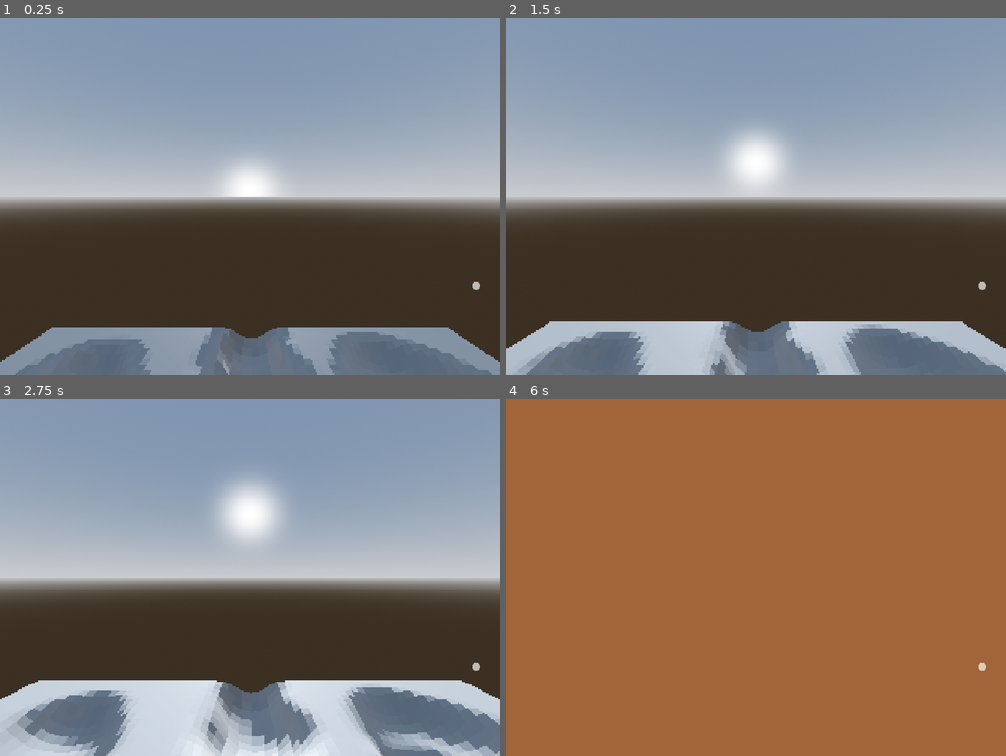
Above: before the commit, frames 1-4 (two rows, left to right).
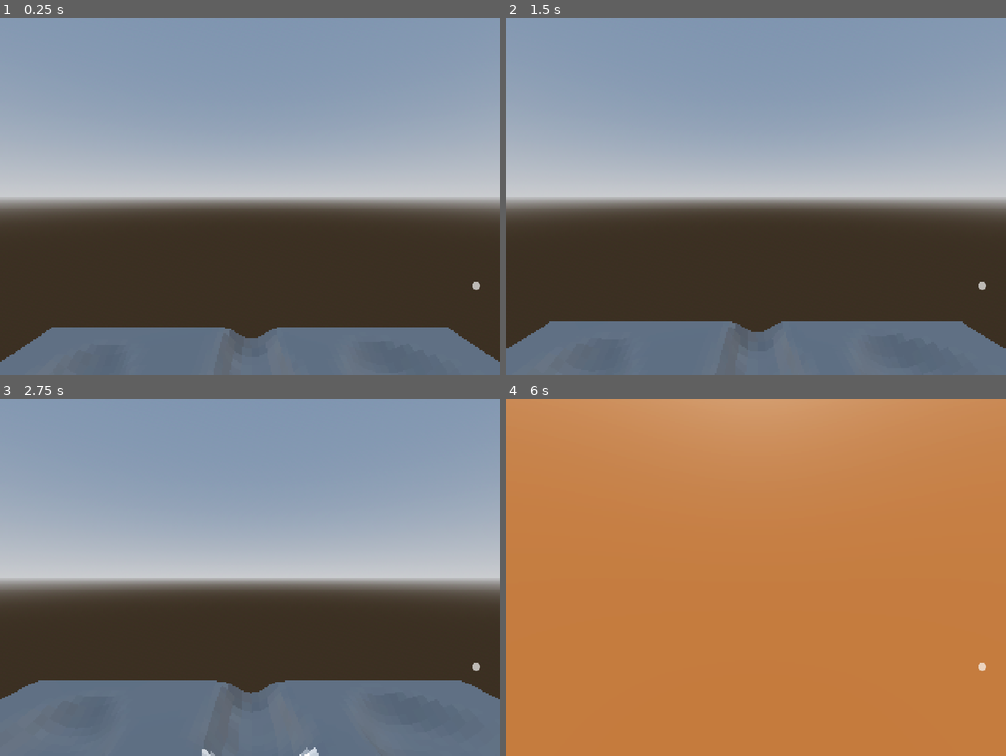
Above: after the commit, the same moments.

Repository: Octoan1/Respawn-Game-Jam-2025
Game: Godot game, scene res://scenes/main.tscn
The game is run twice, just before and just after one commit, with the same random seed, the same clock (stepped at 60 frames per second) and the same inputs.
Inputs (mouse positions are in pixels of both pictures, inside the frame that each line leads up to):
- Up to frame 1 (0.25 s): no input
- Up to frame 2 (1.5 s): tap Enter at 0.5 s; move the mouse to (781, 196) at 0.52 s; hold W (move_forward) from 0.53 s (still down); click (781, 196) at 0.6 s; tap Space (jump) at 0.77 s; move the mouse to (731, 196) at 1.27 s; click (731, 196) at 1.35 s
- Up to frame 3 (2.75 s): keep holding W (move_forward); tap Space (jump) at 1.52 s; move the mouse to (260, 570) at 2.02 s; click (260, 570) at 2.1 s
- Up to frame 4 (6 s): move the mouse to (751, 584) at 2.77 s; click (751, 584) at 2.85 s; tap Space (jump) at 3.02, 3.77, 4.25, 4.52, 5.75 s; move the mouse to (791, 581) at 3.52 s; click (791, 581) at 3.6 s; move the mouse to (716, 573) at 4.27 s; click (716, 573) at 4.35 s; tap Enter at 5 s; move the mouse to (761, 577) at 5.02 s; click (761, 577) at 5.1 s; move the mouse to (736, 570) at 5.77 s; release W (move_forward) at 5.78 s; hold D (move_right) from 5.78 s (still down); click (736, 570) at 5.85 s

The runs differ from the first frame. In frame 1, 6.0% of the frame differs, in the area x 0-100%, y 40-100%; in frame 2, 9.0%; in frame 3, 15%; in frame 4, 100%, in the area x 0-100%, y 0-100%.

Commit message:
Commit 3

Diff:
--- a/scripts/GlobalTime.gd
+++ b/scripts/GlobalTime.gd
@@ -1,10 +1,15 @@
 extends Node
 
 # 0.0 -> 24.0 (hours)
-var time_of_day : float = 6.0  # Start at 6 AM
-var day_length : float = 60.0  # Seconds for a full day
+var time_of_day : float = 0.0  # Start at 6 AM
+var day_length : float = 0.25 * 60.0  # Seconds for a full day
+var day_counter : int = 0
+var stopped : bool = false
 
 func _process(delta: float) -> void:
 	# Increase time based on day length
-	time_of_day += (24.0 / day_length) * delta
-	time_of_day = fmod(time_of_day, 24.0)  # Wrap around 24 hours
+	if(!stopped):
+		time_of_day = fmod(time_of_day, 24.0)  # Wrap around 24 hours
+		time_of_day += (24.0 / day_length) * delta
+		if(time_of_day >= 24):
+			day_counter += 1
